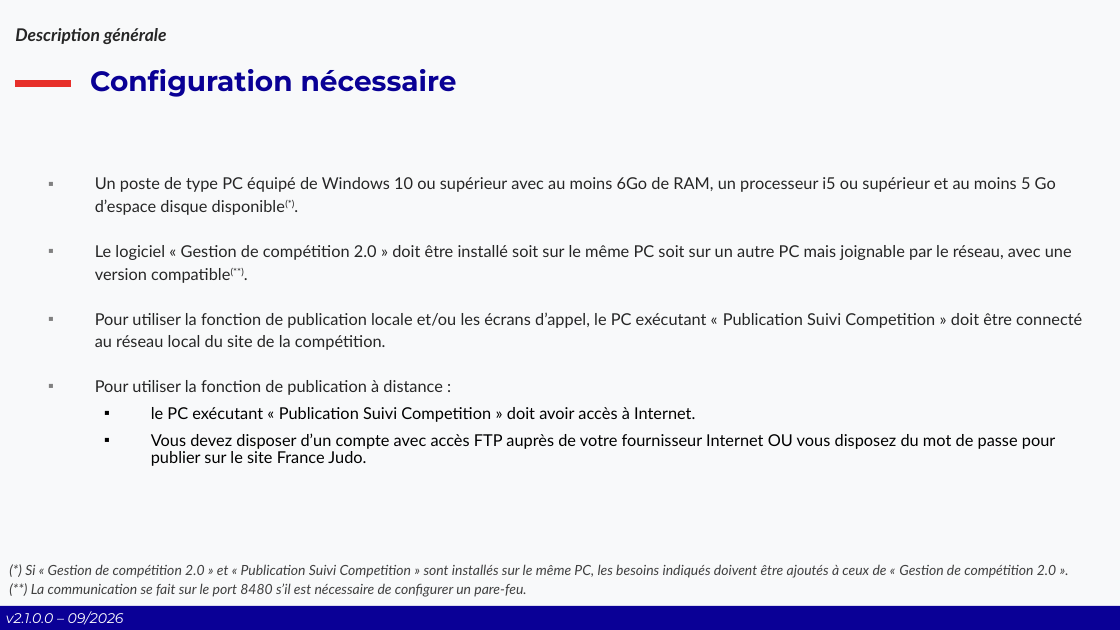
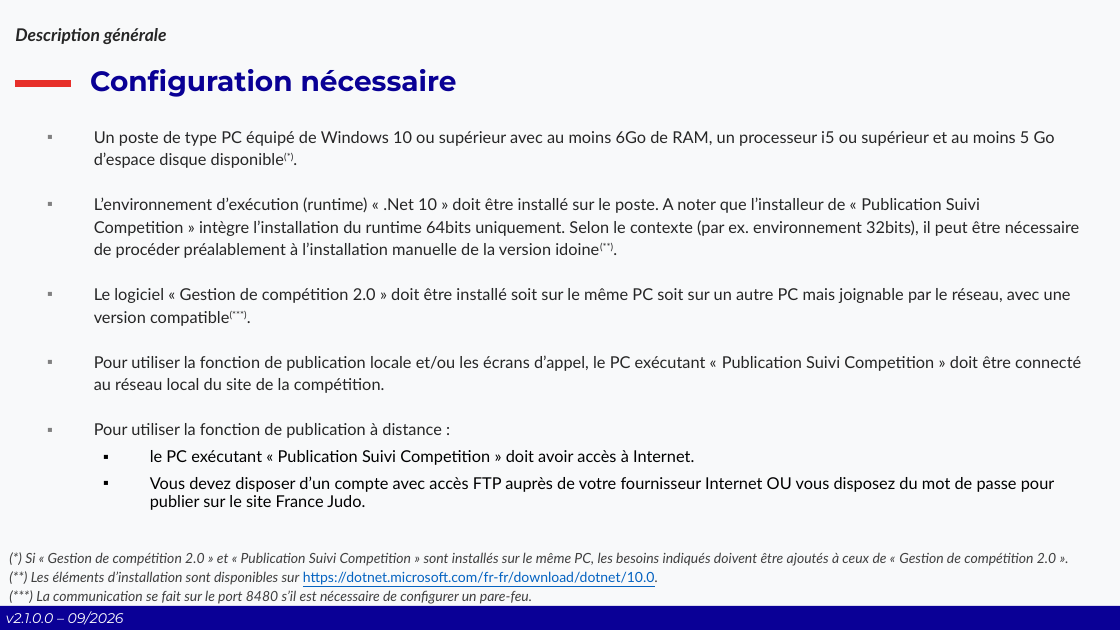
Before and after one commit to Comite-Rhone-Judo/PublicationSuiviCompetition, a slide deck: slide 5 of AppPublication/Documentation/PublicationSuiviCompetition - Manuel d'utilisation.pptx. Drawn at 1120x630 pixels with LibreOffice and Linux fonts; fonts in the diff are those of the drawing; background and template pictures are left out. Boxes give left, top, right and bottom in pixels: in the first picture for what was removed or moved away, otherwise in the second. Text is boxed around its words. In the diff, an @@ line names an element or a change of style, - is before the commit and + after.

Commit message:
Refactor: recherche serveurs asynchrone MVVM
Refactor majeur de la recherche de serveurs et du client TCP pour un modèle asynchrone, thread‑safe et testable. Ajout de RechercheServeurView.xaml/.cs et RechercheServeurViewModel, NetworkInterfaceOption, ServerFoundEventArgs et ScannerServeurJudo (scan IP/ports asynchrone, throttling, reporting de progression, support plage/IPs, ping optionnel).

Réécriture du client TCP générique (ClientGenerique.cs) en mode asynchrone avec CancellationToken, SemaphoreSlim pour écriture, buffering robuste (StringBuilder + EOF_MARKER), IDisposable et fermeture thread‑safe. Renommage de l'événement OnDataRecieve -> OnDataReceive (IClientGenerique) et mises à jour correspondantes dans ClientJudo (implémente IDisposable, abonnements propres, parsing XML sécurisé).

Suppression des anciennes implémentations synchrones (RechercheServer.xaml/.cs, RechercheServeurJudo.cs). UI adaptée (MainView instancie la nouvelle vue, annulation de scan à la fermeture). Tests unitaires et mocks mis à jour pour le renommage et suppression des tests obsolètes.

Installateur/métadonnées : Directory.Build.props VersionBeta 3->4, GlobalSuppressions ajout IDE0017, InstallerTemplate.iss améliore la détection du .NET 10 Desktop Runtime (vérif >= 10.0.12) et corrige la section [Icons].

Divers : logs plus verbeux, réorganisation de code/regions/summaries, corrections de noms et gestion d'IDisposable pour éviter fuites. Impact principal : breaking changes sur le nom d'événement et l'usage d'IDisposable — aligner dépendances et tests.

```diff
--- a/AppPublication/Documentation/PublicationSuiviCompetition - Manuel d'utilisation.pptx
+++ b/AppPublication/Documentation/PublicationSuiviCompetition - Manuel d'utilisation.pptx
@@ text "Un poste de type PC ...": place and size @@
-text "Un poste de type PC ..." at <box>95,177,1082,466</box>
+text "Un poste de type PC ..." at <box>94,131,1081,510</box>
@@ text at <box>94,197,1080,326</box>: text changed @@
-▪ Le logiciel « Gestion de compétition 2.0 » doit être installé soit sur le même PC soit sur un autre PC mais joignable par le réseau, avec une version compatible(**).
+▪ L’environnement d’exécution (runtime) « .Net 10 » doit être installé sur le poste. A noter que l’installeur de « Publication Suivi Competition » intègre l’installation du runtime 64bits uniquement. Selon le contexte (par ex. environnement 32bits), il peut être nécessaire de procéder préalablement à l’installation manuelle de la version idoine(**).
+▪ Le logiciel « Gestion de compétition 2.0 » doit être installé soit sur le même PC soit sur un autre PC mais joignable par le réseau, avec une version compatible(***).
@@ text "(*) Si « Gestion de ...": place and size @@
-text "(*) Si « Gestion de ..." at <box>25,564,1056,597</box>
+text "(*) Si « Gestion de ..." at <box>25,552,1056,604</box>
@@ text at <box>31,571,658,604</box>: text changed @@
-(**) La communication se fait sur le port 8480 s’il est nécessaire de configurer un pare-feu.
+(**) Les éléments d’installation sont disponibles sur https://dotnet.microsoft.com/fr-fr/download/dotnet/10.0.
+(***) La communication se fait sur le port 8480 s’il est nécessaire de configurer un pare-feu.
```
Also in this commit, not shown: 1 other slide changed, 1 slide added, 20 other files.
